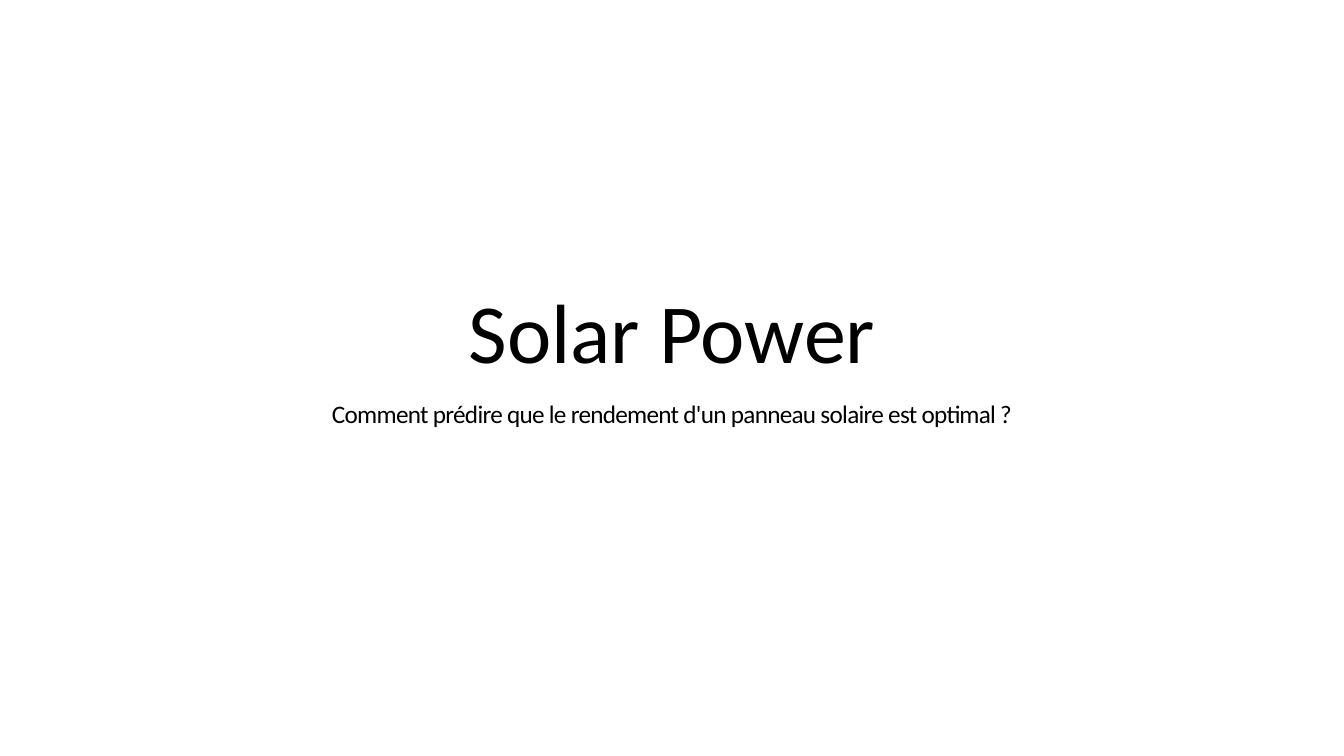
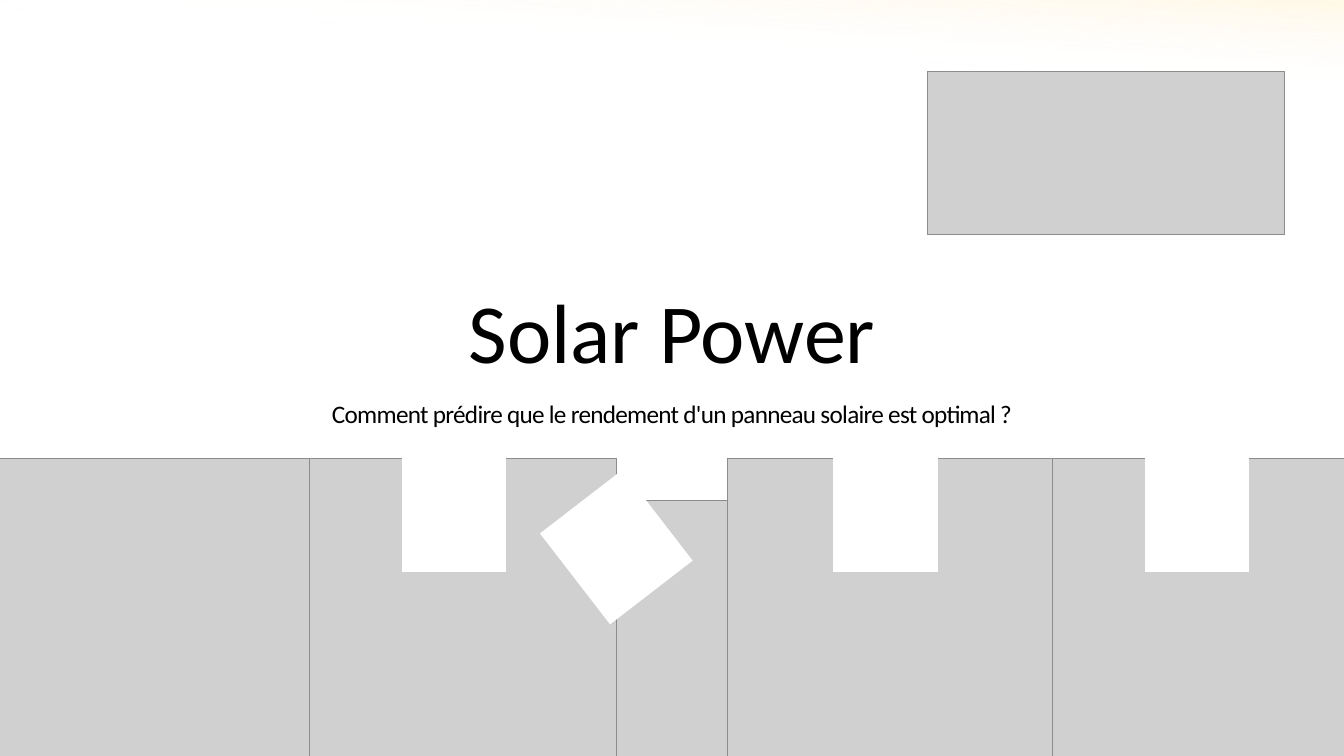
Before and after one commit to allanCouderette/ML_Solar_Power, a slide deck: slide 1 of Présentation Solar Power.pptx. Drawn at 1344x756 pixels with LibreOffice and Linux fonts; fonts in the diff are those of the drawing; grey boxes stand for pictures. Boxes give left, top, right and bottom in pixels: in the first picture for what was removed or moved away, otherwise in the second. Text is boxed around its words. In the diff, an @@ line names an element or a change of style, - is before the commit and + after.

```diff
--- a/Présentation Solar Power.pptx
+++ b/Présentation Solar Power.pptx
@@ rectangle added at (x1=0, y1=0, x2=1344, y2=756), fill gradient #FFC000 to #FFFFFF to #ED7D31 @@
@@ rectangle added at (x1=0, y1=0, x2=1344, y2=756), fill gradient #FFC000 to #FFFFFF to #ED7D31 @@
@@ picture added at (x1=928, y1=72, x2=1285, y2=235) @@
@@ picture added at (x1=0, y1=459, x2=310, y2=756) @@
@@ picture added at (x1=291, y1=459, x2=617, y2=756) @@
@@ rectangle added at (x1=402, y1=459, x2=505, y2=572), fill #FFFFFF, outline #FFFFFF 1 pt @@
@@ rectangle added at (x1=541, y1=470, x2=691, y2=623), fill #FFFFFF, outline #FFFFFF 1 pt @@
@@ picture added at (x1=728, y1=459, x2=1054, y2=756) @@
@@ rectangle added at (x1=834, y1=459, x2=937, y2=572), fill #FFFFFF, outline #FFFFFF 1 pt @@
@@ picture added at (x1=1035, y1=459, x2=1344, y2=756) @@
@@ rectangle added at (x1=1146, y1=459, x2=1249, y2=572), fill #FFFFFF, outline #FFFFFF 1 pt @@
@@ picture added at (x1=549, y1=500, x2=831, y2=756) @@
```
Also in this commit, not shown: 15 other slides changed, 1 other file.
